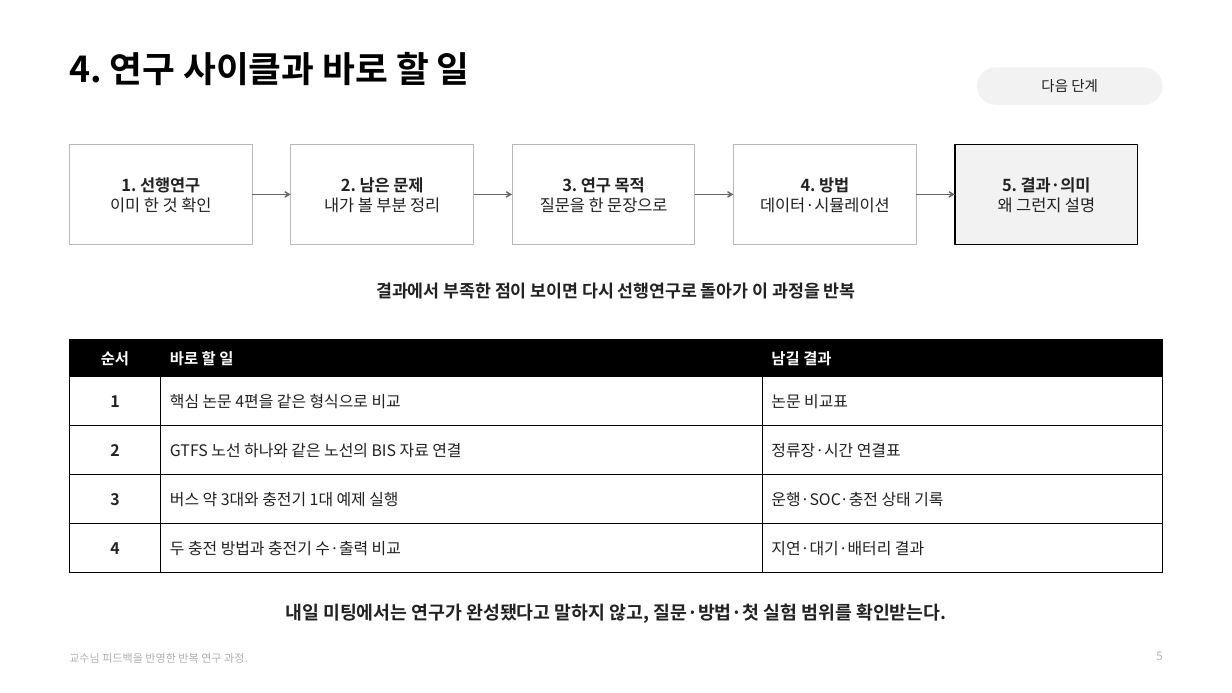
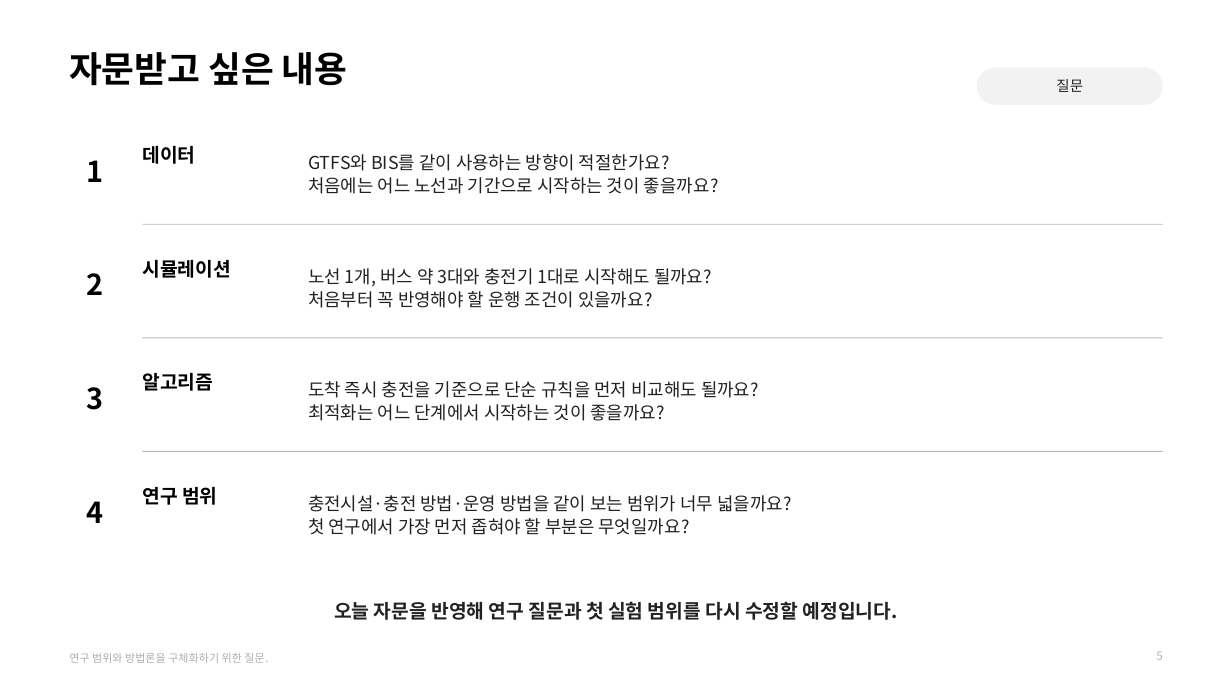
Before and after one commit to jujuwon7/presentation, a slide deck: slide 5 of 전기버스_충전운영_건국대미팅_2026-10-08.pptx. Drawn at 1232x693 pixels with LibreOffice and Linux fonts; fonts in the diff are those of the drawing. Boxes give left, top, right and bottom in pixels: in the first picture for what was removed or moved away, otherwise in the second. Text is boxed around its words. In the diff, an @@ line names an element or a change of style, - is before the commit and + after.

Commit message:
건국대 자문용 연구계획 발표자료로 수정

```diff
--- a/전기버스_충전운영_건국대미팅_2026-10-08.pptx
+++ b/전기버스_충전운영_건국대미팅_2026-10-08.pptx
@@ text at (69, 52, 348, 86): text changed @@
-4. 연구 사이클과 바로 할 일
+자문받고 싶은 내용
@@ text in rounded rectangle at (1056, 79, 1083, 92): text changed @@
-다음 단계
+질문
@@ rectangle removed at (69, 144, 252, 244) @@
-1. 선행연구
-이미 한 것 확인
@@ text added at (142, 146, 195, 164), 15 pt, text #000000, bold @@
+데이터
@@ rectangle removed at (291, 144, 474, 244) @@
-2. 남은 문제
-내가 볼 부분 정리
@@ rectangle removed at (512, 144, 695, 244) @@
-3. 연구 목적
-질문을 한 문장으로
@@ rectangle removed at (734, 144, 917, 244) @@
-4. 방법
-데이터·시뮬레이션
@@ rectangle removed at (955, 144, 1138, 244) @@
-5. 결과·의미
-왜 그런지 설명
@@ text added at (87, 160, 104, 182), 22.5 pt, text #000000, bold @@
+1
@@ text added at (308, 154, 719, 194), 13.9 pt, text #222222 @@
+GTFS와 BIS를 같이 사용하는 방향이 적절한가요?
+처음에는 어느 노선과 기간으로 시작하는 것이 좋을까요?
@@ arrow removed from (252, 194) to (291, 194) @@
@@ arrow removed from (473, 194) to (512, 194) @@
@@ arrow removed from (695, 194) to (734, 194) @@
@@ arrow removed from (917, 194) to (955, 194) @@
@@ line added from (142, 225) to (1163, 225), #B8B8B8 0.75 pt @@
@@ text added at (142, 260, 230, 278), 15 pt, text #000000, bold @@
+시뮬레이션
@@ text added at (308, 268, 712, 308), 13.9 pt, text #222222 @@
+노선 1개, 버스 약 3대와 충전기 1대로 시작해도 될까요?
+처음부터 꼭 반영해야 할 운행 조건이 있을까요?
@@ text added at (87, 273, 104, 295), 22.5 pt, text #000000, bold @@
+2
@@ text removed at (376, 282, 856, 299) @@
-결과에서 부족한 점이 보이면 다시 선행연구로 돌아가 이 과정을 반복
@@ table removed at (69, 340, 1163, 575), 5 rows, 3 columns @@
-순서 | 바로 할 일 | 남길 결과
-1 | 핵심 논문 4편을 같은 형식으로 비교 | 논문 비교표
-2 | GTFS 노선 하나와 같은 노선의 BIS 자료 연결 | 정류장·시간 연결표
-3 | 버스 약 3대와 충전기 1대 예제 실행 | 운행·SOC·충전 상태 기록
-4 | 두 충전 방법과 충전기 수·출력 비교 | 지연·대기·배터리 결과
@@ line added from (142, 338) to (1163, 338), #B8B8B8 0.75 pt @@
@@ text added at (87, 387, 104, 410), 22.5 pt, text #000000, bold @@
+3
@@ text added at (142, 373, 213, 391), 15 pt, text #000000, bold @@
+알고리즘
@@ text added at (308, 381, 759, 421), 13.9 pt, text #222222 @@
+도착 즉시 충전을 기준으로 단순 규칙을 먼저 비교해도 될까요?
+최적화는 어느 단계에서 시작하는 것이 좋을까요?
@@ line added from (142, 452) to (1163, 452), #B8B8B8 0.75 pt @@
@@ text added at (87, 501, 104, 523), 22.5 pt, text #000000, bold @@
+4
@@ text added at (142, 487, 217, 505), 15 pt, text #000000, bold @@
+연구 범위
@@ text added at (308, 495, 792, 535), 13.9 pt, text #222222 @@
+충전시설·충전 방법·운영 방법을 같이 보는 범위가 너무 넓을까요?
+첫 연구에서 가장 먼저 좁혀야 할 부분은 무엇일까요?
@@ text at (334, 601, 898, 620): text changed; size 14.2 to 15 pt @@
-내일 미팅에서는 연구가 완성됐다고 말하지 않고, 질문·방법·첫 실험 범위를 확인받는다.
+오늘 자문을 반영해 연구 질문과 첫 실험 범위를 다시 수정할 예정입니다.
@@ text at (69, 653, 268, 663): text changed @@
-교수님 피드백을 반영한 반복 연구 과정.
+연구 범위와 방법론을 구체화하기 위한 질문.
```
Also in this commit, not shown: 4 other slides changed.
